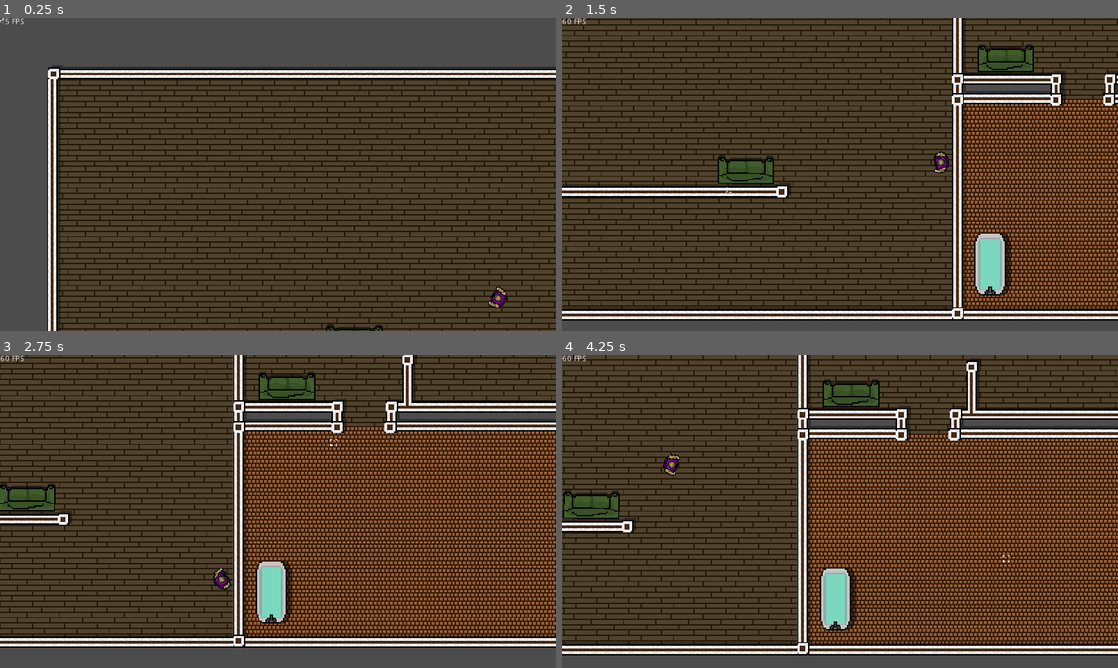
Above: before the commit, frames 1-4 (two rows, left to right).
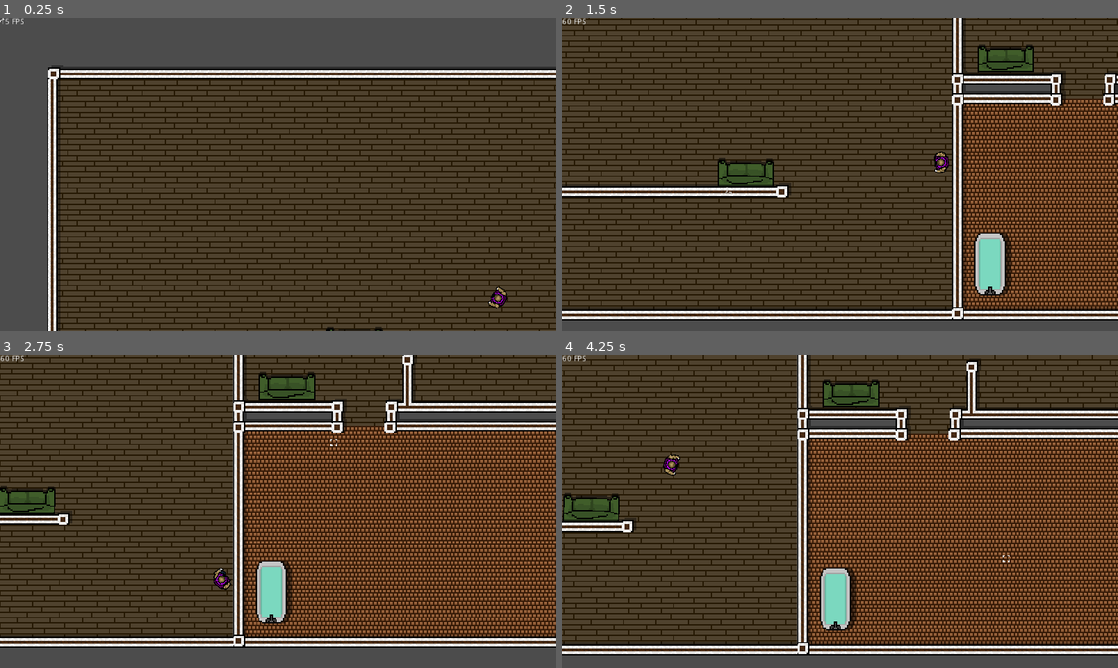
Above: after the commit, the same moments.

Repository: Martovvi/Zombie-Hunter
Game: Godot game, scene res://Game.tscn
The game is run twice, just before and just after one commit, with the same random seed, the same clock (stepped at 60 frames per second) and the same inputs.
Inputs (mouse positions are in pixels of both pictures, inside the frame that each line leads up to):
- Up to frame 1 (0.25 s): no input
- Up to frame 2 (1.5 s): move the mouse to (962, 158) at 0.52 s; hold Right (ui_right) 0.53-1.28 s; move the mouse to (728, 190) at 1.27 s; hold Down (ui_down) from 1.28 s (still down)
- Up to frame 3 (2.75 s): move the mouse to (333, 442) at 2.02 s; release Down (ui_down) at 2.03 s; hold Right (ui_right) from 2.03 s (still down)
- Up to frame 4 (4.25 s): move the mouse to (812, 574) at 2.77 s; release Right (ui_right) at 2.78 s; hold Up (ui_up) 2.78-3.53 s; move the mouse to (1006, 558) at 3.52 s; hold Left (ui_left) from 3.53 s (still down)

The runs differ from the first frame. In frame 1, 0.1% of the frame differs, in the area x 58-69%, y 97-100%; in frame 2, 0.3%; in frame 3, 0.4%, in the area x 0-10%, y 40-51%; in frame 4, 0.4%.

Commit message:
Adjusted wall collisions and furniture positions

Diff:
--- a/scenes/PlaceholderWorld.tscn
+++ b/scenes/PlaceholderWorld.tscn
@@ -55,6 +55,10 @@
 extents = Vector2( 341.899, 11.4583 )
 
 [node name="PlaceholderWorld" type="Node2D"]
+__meta__ = {
+"_edit_group_": true,
+"_edit_lock_": true
+}
 
 [node name="Walls" type="StaticBody2D" parent="."]
 __meta__ = {
@@ -180,7 +184,7 @@
 rotation = -1.56984
 
 [node name="CouchProp3" parent="." instance=ExtResource( 4 )]
-position = Vector2( -377.162, 105.14 )
+position = Vector2( -377.162, 112.204 )
 rotation = -1.56177
 
 [node name="BathtubProp" parent="." instance=ExtResource( 5 )]
